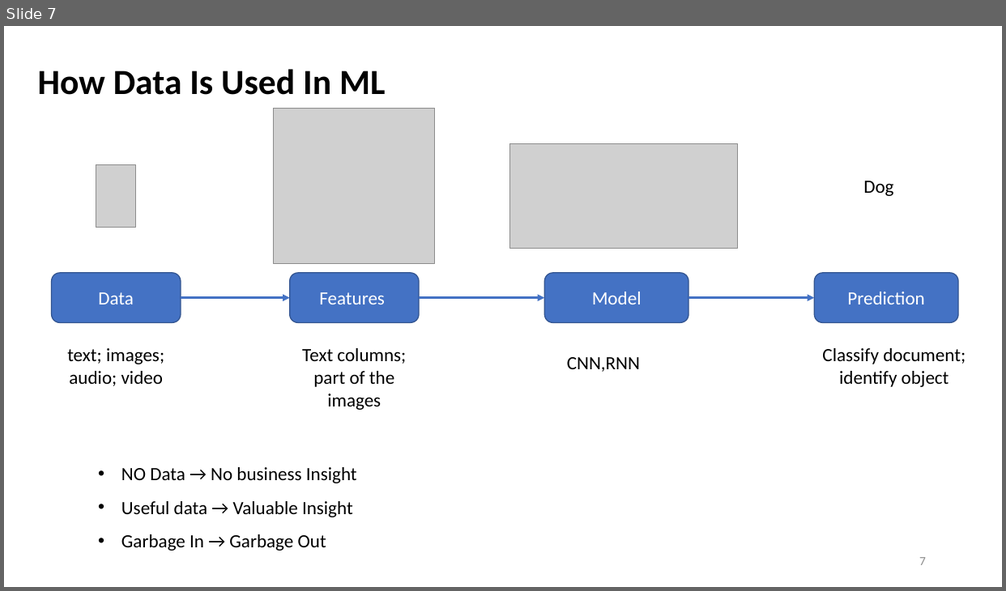
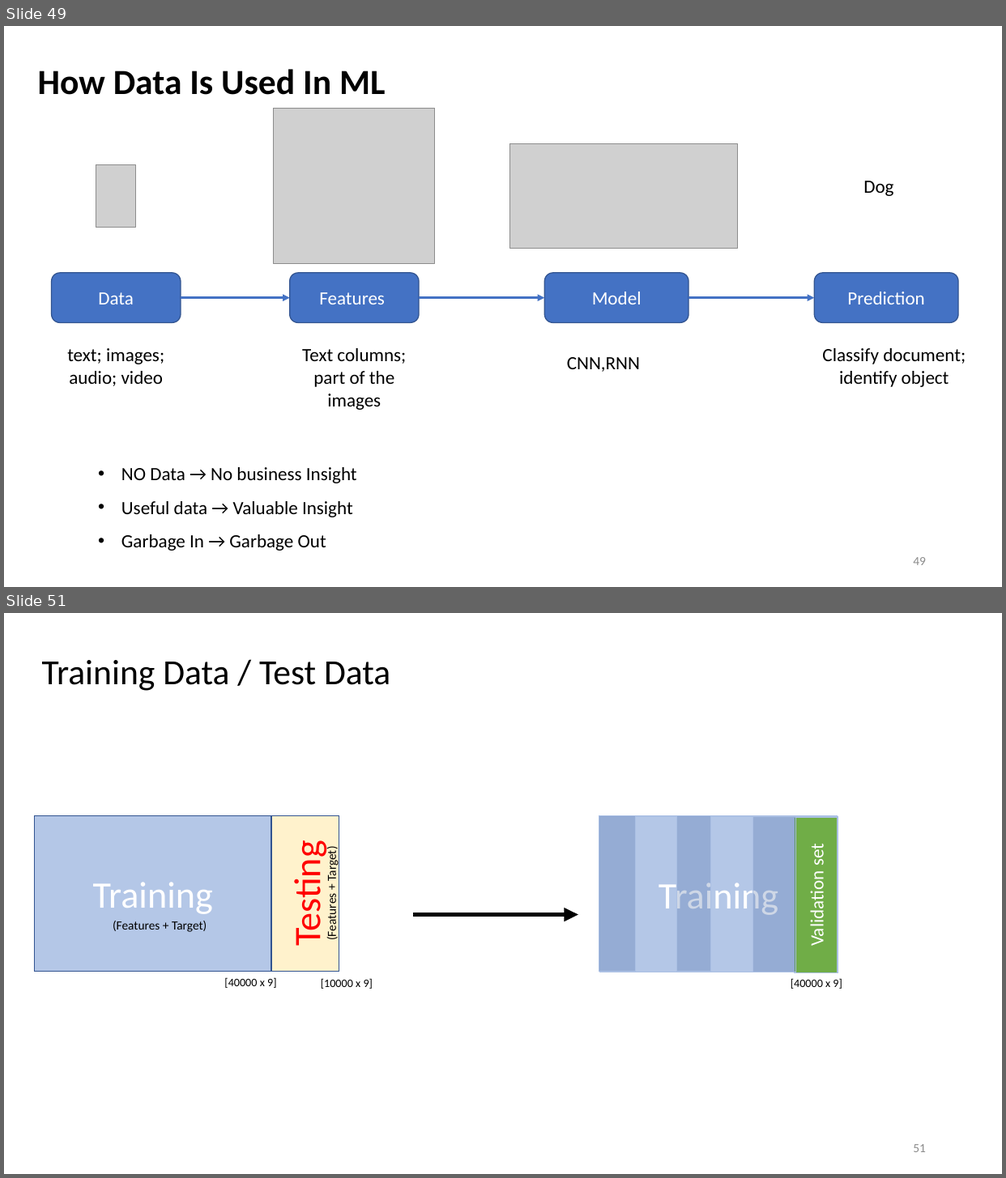
Before and after one commit to khemrajsawant/ML, a slide deck: Machine Learning.pptx. Shown one above the other, each under a label of ours: slide 7 before the commit, slides 49 and 51 after it; the slides between them are not shown. The pictures are 1006x591 and 1006x1178 pixels, drawn with LibreOffice and Linux fonts; fonts in the diff are those of the drawing; grey boxes stand for pictures. Boxes give left, top, right and bottom in pixels: in the first picture for what was removed or moved away, otherwise in the second. Text is boxed around its words. In the diff, an @@ line names an element or a change of style, - is before the commit and + after.

```diff
--- a/Machine Learning.pptx
+++ b/Machine Learning.pptx
@@ slide 51 added at (4, 613, 1002, 1174), background #FFFFFF @@
@@ title added at (42, 660, 390, 691), 34 pt, text #000000 @@
+Training Data / Test Data
@@ rectangle added at (34, 815, 271, 972), fill #B4C7E7, outline #325491 1 pt, 36 pt, text #FFFFFF @@
+Training
@@ rectangle added at (271, 815, 339, 972), fill #FFF2CC, outline #325491 1 pt, 36 pt, text #FF0000 @@
+Testing
@@ rectangle added at (599, 815, 636, 972), fill #2F5597 at 23% opacity, outline #ABC0E4 1 pt @@
@@ rectangle added at (600, 816, 837, 973), fill #B4C7E7, outline #ABC0E4 1 pt, 36 pt, text #FFFFFF @@
+Training
@@ rectangle added at (677, 815, 711, 972), fill #2F5597 at 23% opacity, outline #ABC0E4 1 pt @@
@@ rectangle added at (752, 816, 796, 973), fill #2F5597 at 23% opacity, outline #ABC0E4 1 pt @@
@@ rectangle added at (795, 817, 838, 973), fill #70AD47, outline #ABC0E4 1 pt, 18 pt, text #FFFFFF @@
+Validation set
@@ text added at (324, 850, 339, 940), 12 pt, text #000000 @@
+(Features + Target)
@@ text added at (113, 921, 206, 932), 12 pt, text #000000 @@
+(Features + Target)
@@ arrow added from (414, 914) to (578, 914), #000000 4.5 pt @@
@@ text added at (224, 977, 276, 988), 11 pt, text #000000 @@
+[40000 x 9]
@@ text added at (321, 978, 373, 989), 11 pt, text #000000 @@
+[10000 x 9]
@@ text added at (791, 978, 842, 989), 11 pt, text #000000 @@
+[40000 x 9]
@@ page number added at (913, 1144, 926, 1152), 12 pt, text #8C8C8C @@
+51
@@ what was slide 7 is now slide 49 @@
@@ page number at (913, 557, 926, 565): text changed @@
-7
+49
```
Also in this commit, not shown: 2 slides changed, 48 other slides added.
